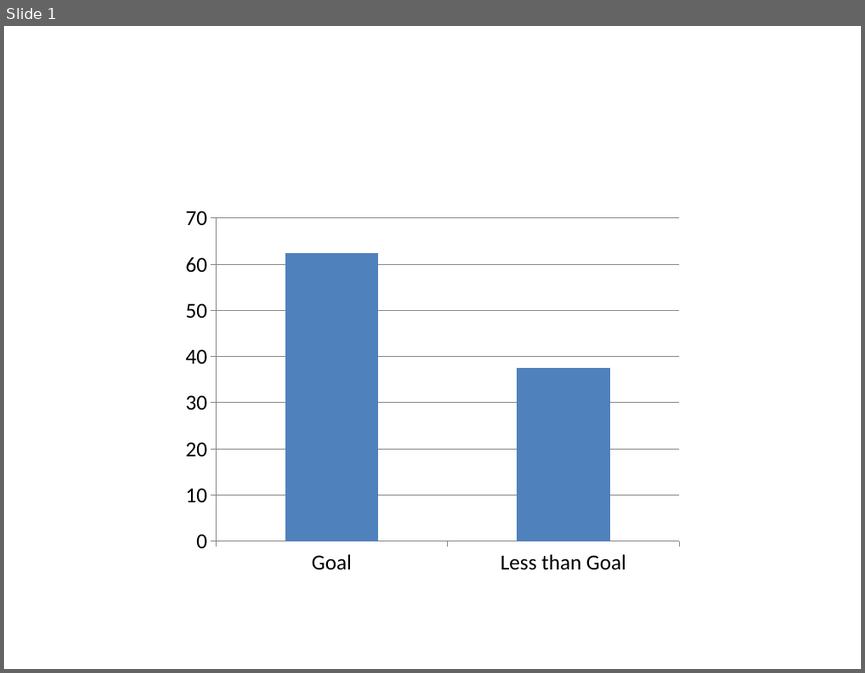
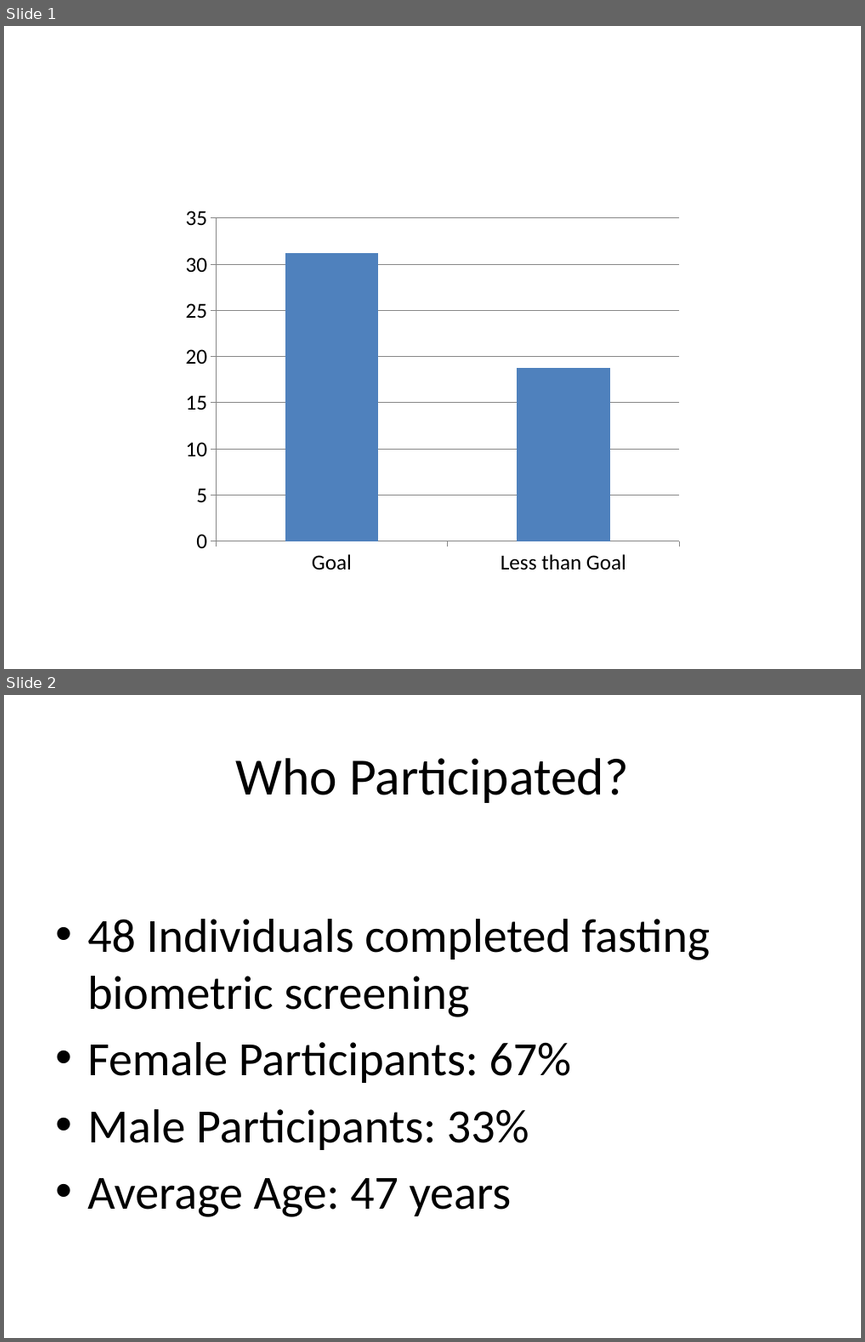
Before and after one commit to LukeSteg/LCABiometric, a slide deck: chart-01.pptx. Shown one above the other, each under a label of ours: slide 1 before the commit, slides 1 and 2 after it. The pictures are 865x673 and 865x1342 pixels, drawn with LibreOffice and Linux fonts; fonts in the diff are those of the drawing. Boxes give left, top, right and bottom in pixels: in the first picture for what was removed or moved away, otherwise in the second. Text is boxed around its words. In the diff, an @@ line names an element or a change of style, - is before the commit and + after.

```diff
--- a/chart-01.pptx
+++ b/chart-01.pptx
@@ slide 2 added at bbox=[4, 695, 861, 1338], background #FFFFFF @@
@@ title added at bbox=[236, 758, 629, 803], 44 pt, text #000000 @@
+Who Participated?
@@ text added at bbox=[87, 919, 710, 1217], 40 pt, text #000000 @@
+• 48 Individuals completed fasting biometric screening
+• Female Participants: 67%
+• Male Participants: 33%
+• Average Age: 47 years
@@ slide 1 changed as well @@
@@ column chart at bbox=[176, 198, 689, 583] @@
@@ Series 1, Goal: 62 to 31 @@
@@ Series 1, Less than Goal: 38 to 19 @@
```
Also in this commit, not shown: 2 other slides added, 5 other files.
